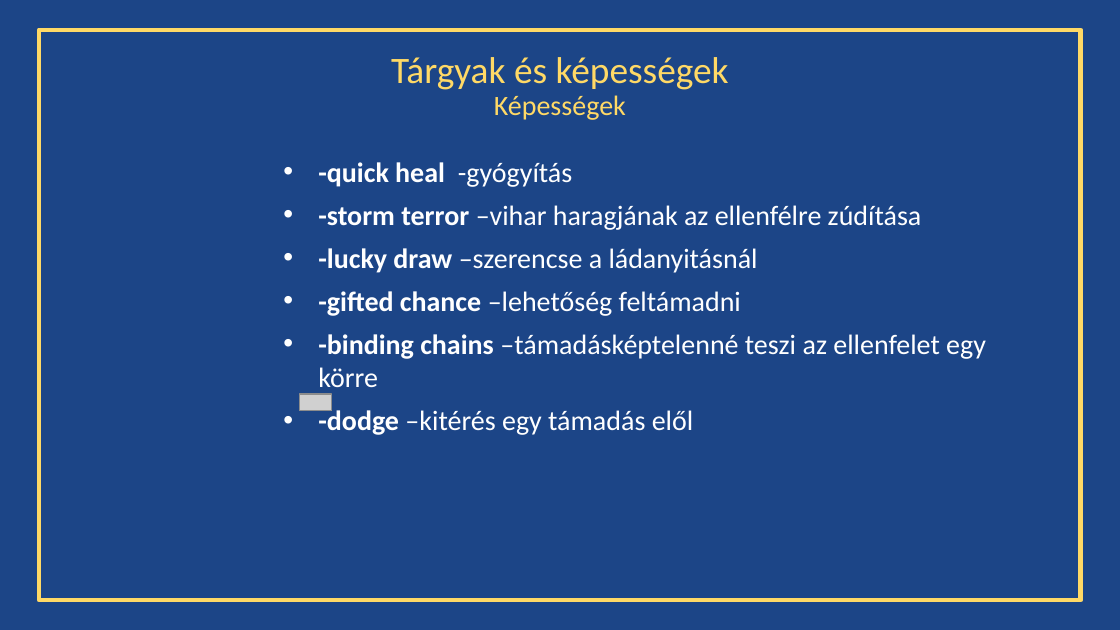
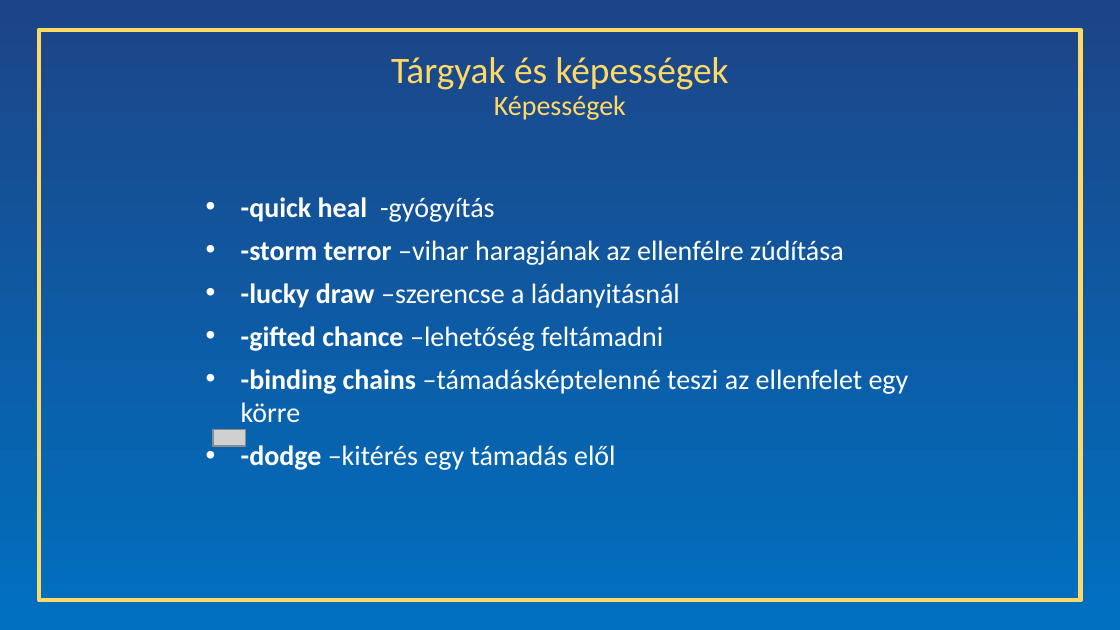
Before and after one commit to Bredacs-Goran/11_SZFT4_Bredacs-Goran_Eperjesi-P-ter_Moharos-Dori-n_Projekt1, a slide deck: slide 9 of ikt_jatek.pptx. Drawn at 1120x630 pixels with LibreOffice and Linux fonts; fonts in the diff are those of the drawing; grey boxes stand for pictures. Boxes give left, top, right and bottom in pixels: in the first picture for what was removed or moved away, otherwise in the second. Text is boxed around its words. In the diff, an @@ line names an element or a change of style, - is before the commit and + after.

```diff
--- a/ikt_jatek.pptx
+++ b/ikt_jatek.pptx
@@ background #1C4587 to gradient #1C4587 to #0070C0 @@
@@ text "-quick heal -gyógyítás": place and size @@
-text "-quick heal -gyógyítás" at [318,162,986,435]
+text "-quick heal -gyógyítás" at [241,197,909,470]
@@ picture: place and size @@
-picture at [300,394,333,411]
+picture at [213,429,245,446]
```
Also in this commit, not shown: 11 other slides changed.
